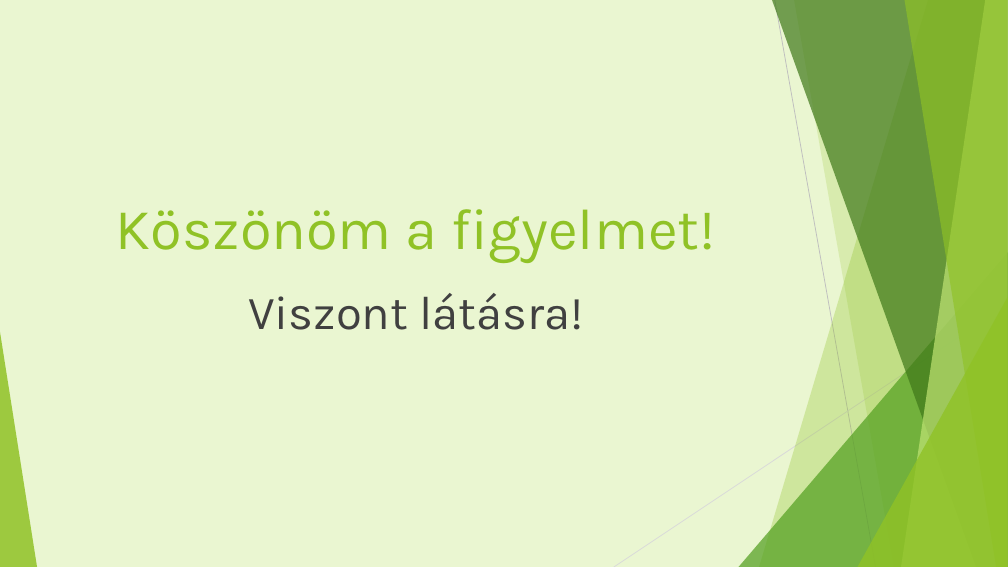
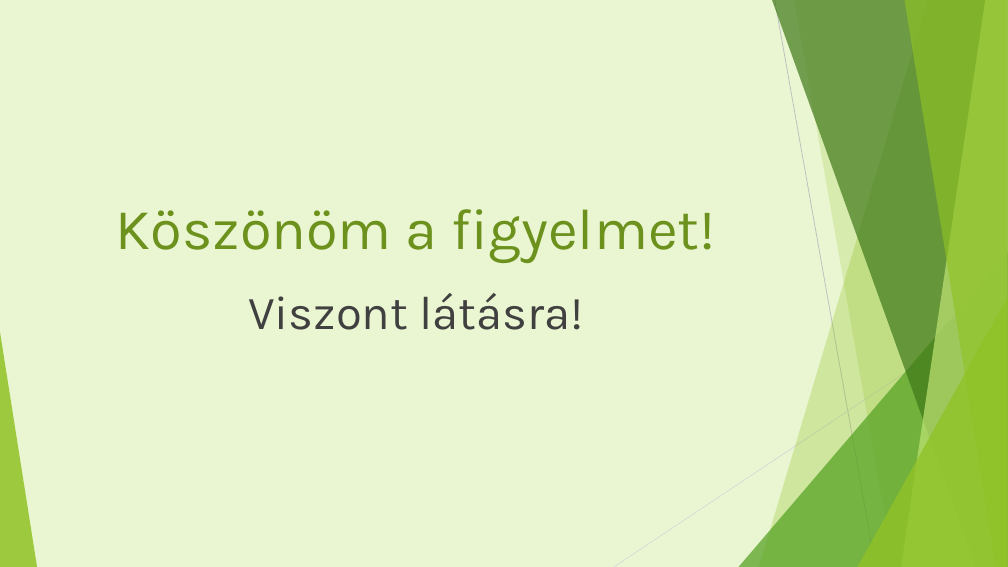
Before and after one commit to ksj-123/conduit, a slide deck: slide 5 of docs/Conduit_prez.pptx. Drawn at 1008x567 pixels with LibreOffice and Linux fonts; fonts in the diff are those of the drawing. Boxes give left, top, right and bottom in pixels: in the first picture for what was removed or moved away, otherwise in the second. Text is boxed around its words. In the diff, an @@ line names an element or a change of style, - is before the commit and + after.

```diff
--- a/docs/Conduit_prez.pptx
+++ b/docs/Conduit_prez.pptx
@@ title "Köszönöm a figyelmet!" at (116,209,715,263): text colour #90C226 to #6C921D @@
```
Also in this commit, not shown: 1 other slide changed, 29 other files.
